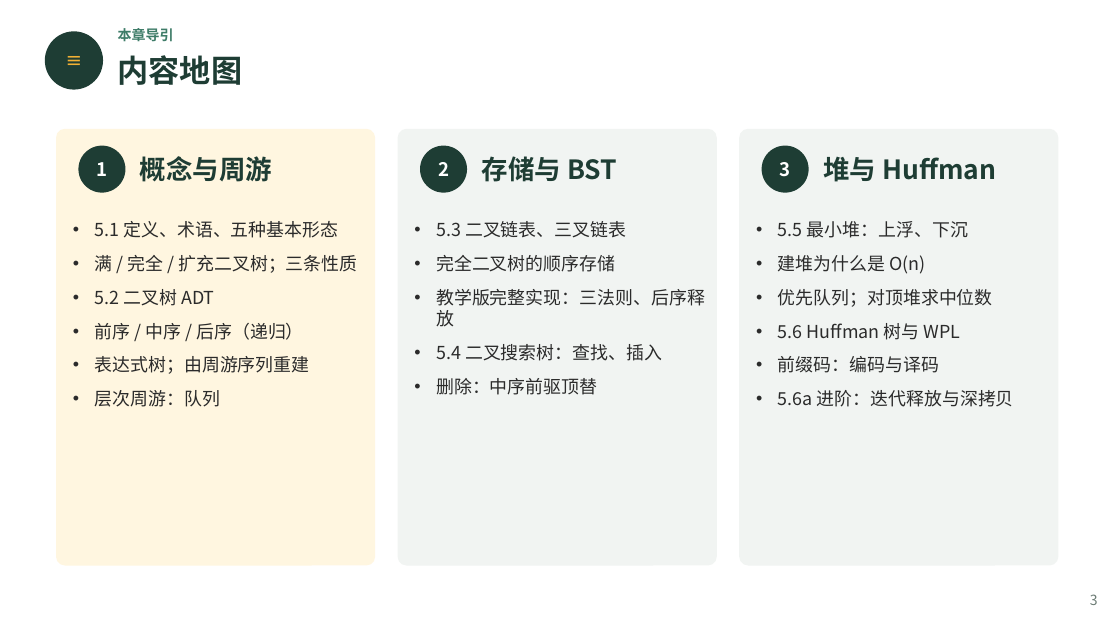
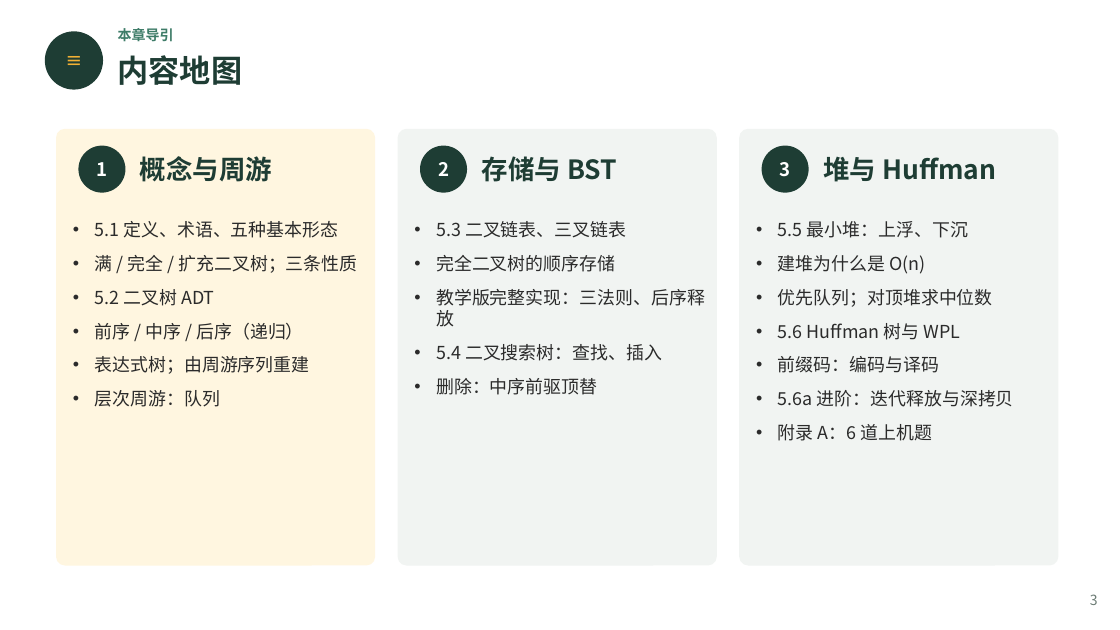
Before and after one commit to GMyhf/2026fall-cs201, a slide deck: slide 3 of courseware/202609_DSA_05_Binary_Tree.pptx. Drawn at 1120x630 pixels with LibreOffice and Linux fonts; fonts in the diff are those of the drawing. Boxes give left, top, right and bottom in pixels: in the first picture for what was removed or moved away, otherwise in the second. Text is boxed around its words. In the diff, an @@ line names an element or a change of style, - is before the commit and + after.

```diff
--- a/courseware/202609_DSA_05_Binary_Tree.pptx
+++ b/courseware/202609_DSA_05_Binary_Tree.pptx
@@ text at box(778, 424, 932, 441): paragraph added @@
+• 附录 A：6 道上机题
```
Also in this commit, not shown: 1 other slide changed, 7 slides added, 2 other files.
